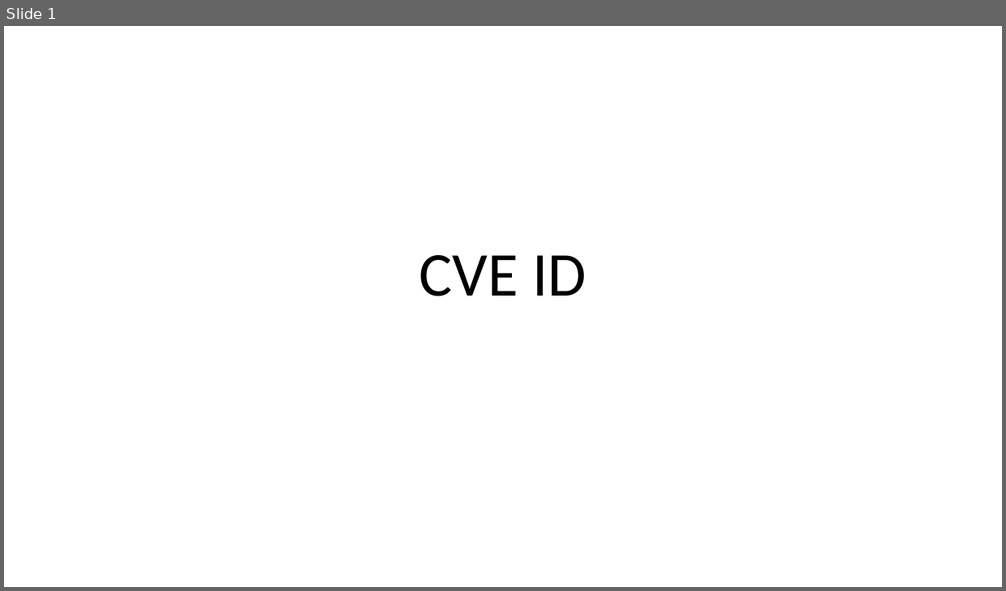
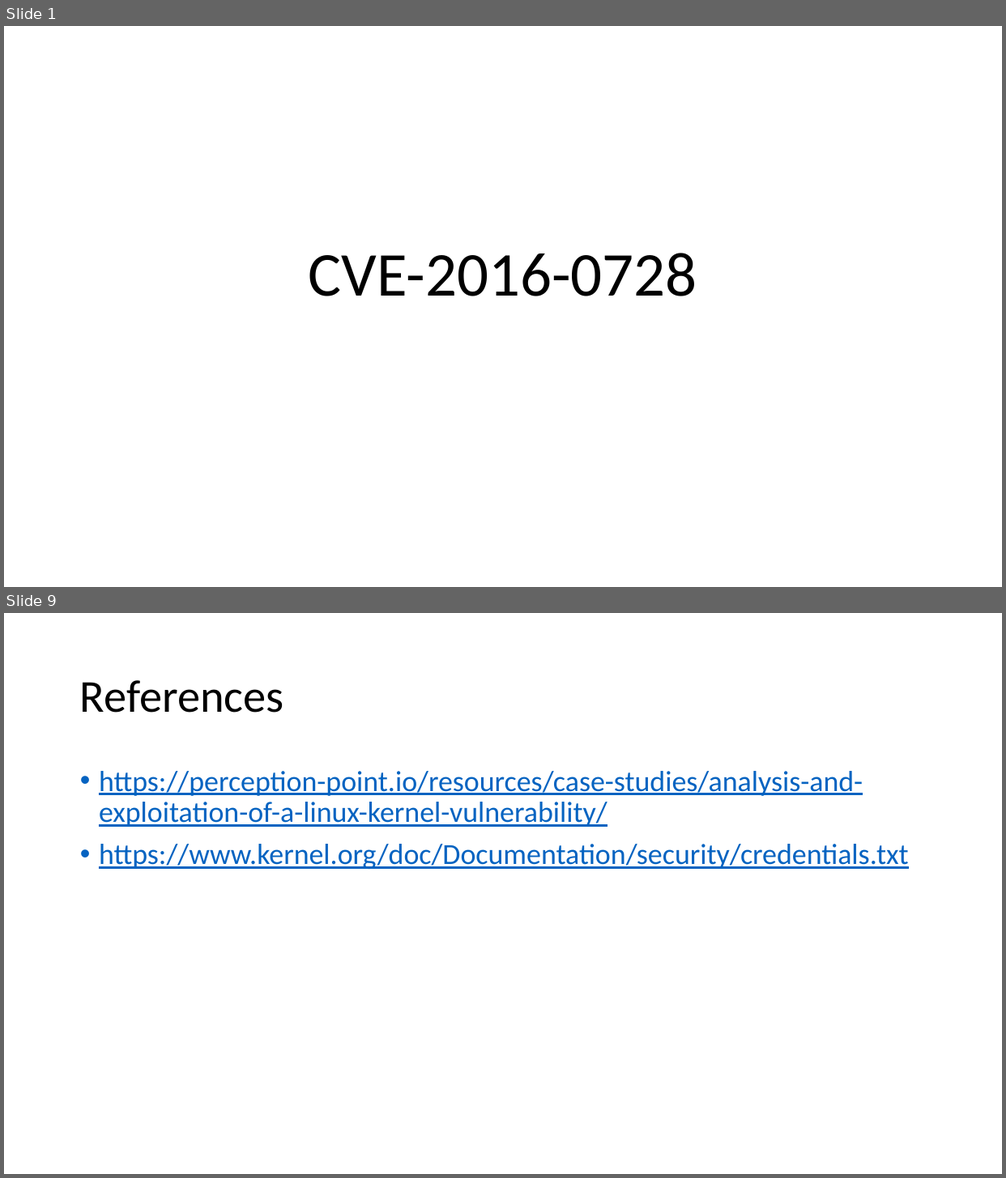
Before and after one commit to mudongliang/Kernel_Vulnerabilities, a slide deck: UAF/2016/CVE-2016-0728.pptx. Shown one above the other, each under a label of ours: slide 1 before the commit, slides 1 and 9 after it; the slides between them are not shown. The pictures are 1006x591 and 1006x1178 pixels, drawn with LibreOffice and Linux fonts; fonts in the diff are those of the drawing. Boxes give left, top, right and bottom in pixels: in the first picture for what was removed or moved away, otherwise in the second. Text is boxed around its words. In the diff, an @@ line names an element or a change of style, - is before the commit and + after.

Commit message:
add analysis of CVE-2016-0728

```diff
--- a/UAF/2016/CVE-2016-0728.pptx
+++ b/UAF/2016/CVE-2016-0728.pptx
@@ slide 9 added at (x1=4, y1=613, x2=1002, y2=1174), background #FFFFFF @@
@@ title added at (x1=80, y1=680, x2=284, y2=713), 44 pt, text #000000 @@
+References
@@ text added at (x1=99, y1=771, x2=909, y2=869), 28 pt, text #0563C1, underline @@
+• https://perception-point.io/resources/case-studies/analysis-and-exploitation-of-a-linux-kernel-vulnerability/
+• https://www.kernel.org/doc/Documentation/security/credentials.txt
@@ slide 1 changed as well @@
@@ title at (x1=309, y1=253, x2=697, y2=297): text changed @@
-CVE ID
+CVE-2016-0728
```
Also in this commit, not shown: 2 other slides changed, 5 other slides added, 2 slides removed, 1 other file.
